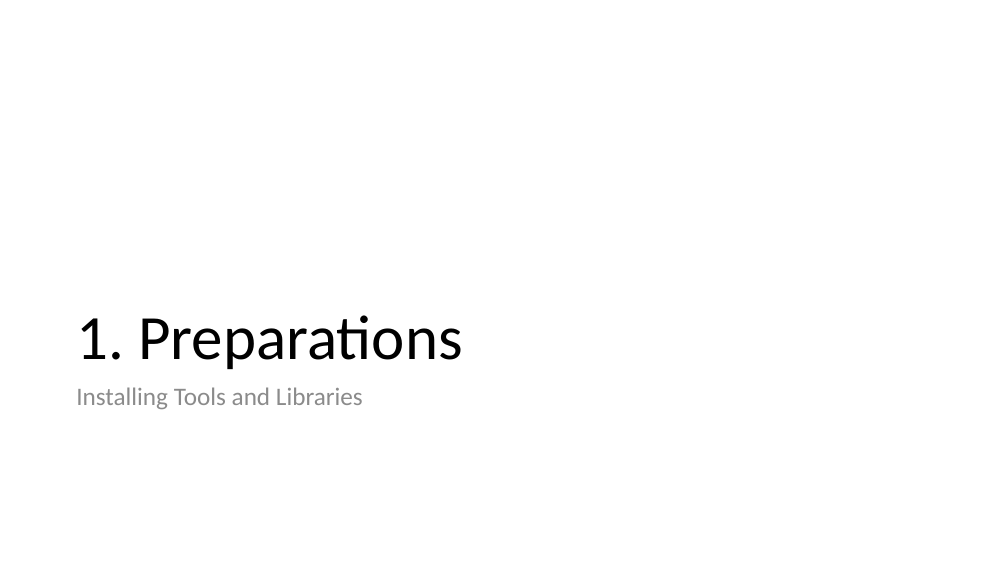
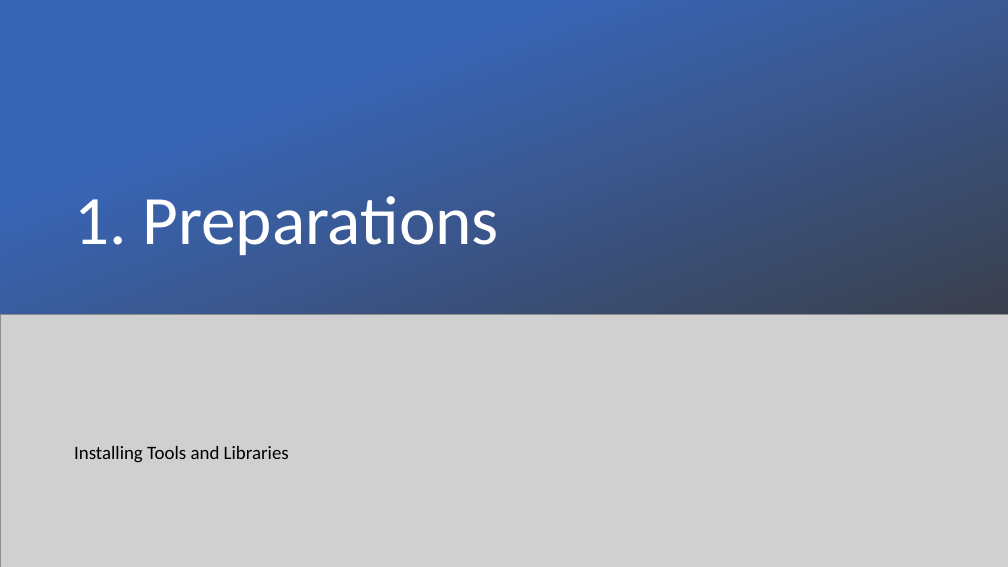
Before and after one commit to samuelstelzer/twitter_sentiment_analysis, a slide deck: slide 3 of handson_workshop.pptx (slide 2 before the commit). Drawn at 1008x567 pixels with LibreOffice and Linux fonts; fonts in the diff are those of the drawing; grey boxes stand for pictures. Boxes give left, top, right and bottom in pixels: in the first picture for what was removed or moved away, otherwise in the second. Text is boxed around its words. In the diff, an @@ line names an element or a change of style, - is before the commit and + after.

```diff
--- a/handson_workshop.pptx
+++ b/handson_workshop.pptx
@@ rectangle added at (0, 0, 1008, 461), fill gradient #3965B5 to #3B3838 @@
@@ title "1. Preparations": place and size @@
-title "1. Preparations" at (76, 315, 462, 369)
+title "1. Preparations" at (74, 196, 499, 255)
@@ title "1. Preparations" at (74, 196, 499, 255): size 60 to 66 pt, text colour #000000 to #FFFFFF; vertical alignment bottom to middle @@
@@ picture added at (0, 315, 1008, 567) @@
@@ text "Installing Tools and Libraries": place and size @@
-text "Installing Tools and Libraries" at (76, 387, 363, 409)
+text "Installing Tools and Libraries" at (74, 446, 289, 462)
@@ text "Installing Tools and Libraries" at (74, 446, 289, 462): size 24 to 18 pt, text colour #8C8C8C to #000000 @@
```
Also in this commit, not shown: 6 other slides changed, 1 slide added.
